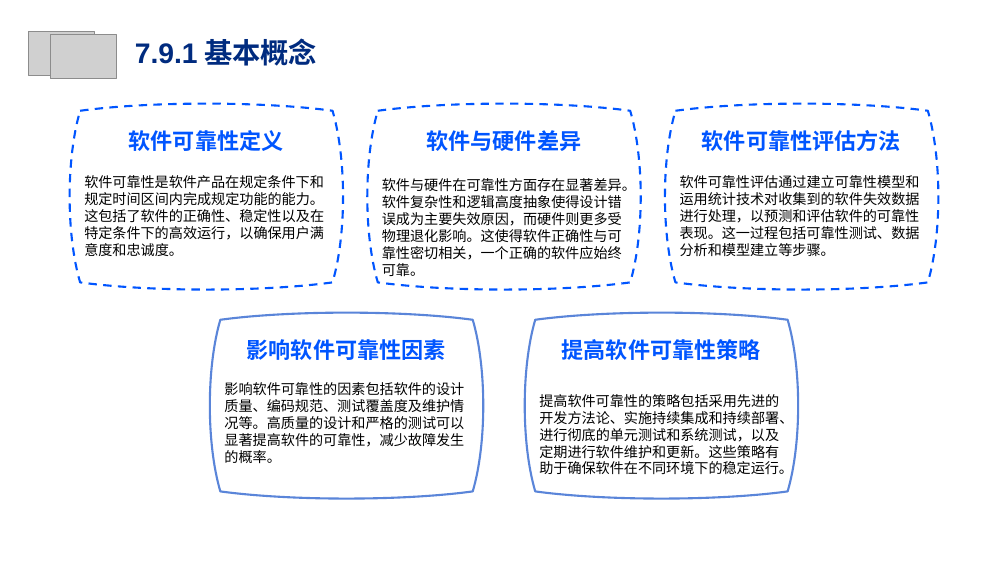
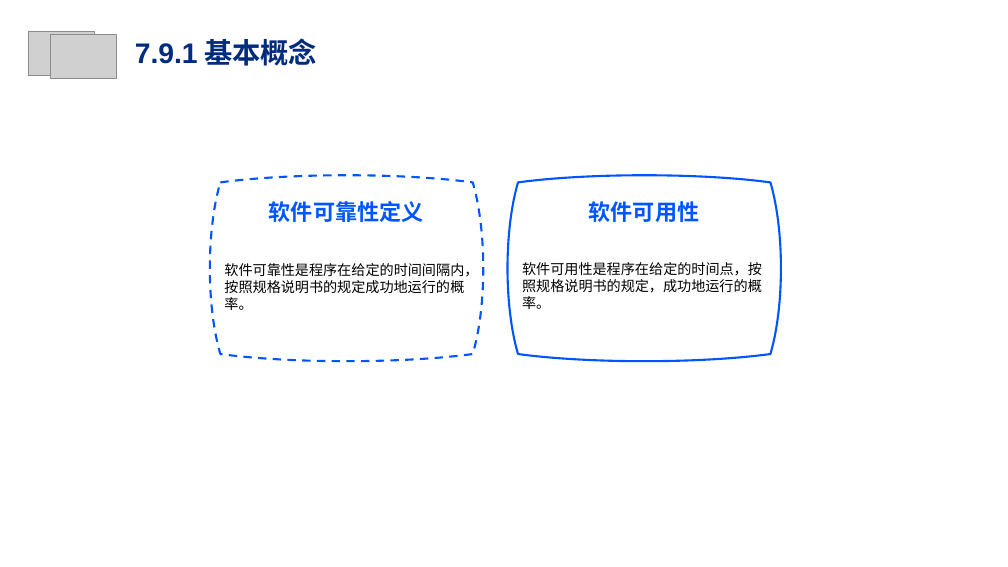
Before and after one commit to Cy2s1ne/Intelligent-PE-test, a slide deck: slide 42 of 软件测试.pptx (slide 38 before the commit). Drawn at 1008x567 pixels with LibreOffice and Linux fonts; fonts in the diff are those of the drawing; grey boxes stand for pictures; background and template pictures are left out. Boxes give left, top, right and bottom in pixels: in the first picture for what was removed or moved away, otherwise in the second. Text is boxed around its words. In the diff, an @@ line names an element or a change of style, - is before the commit and + after.

```diff
--- a/软件测试.pptx
+++ b/软件测试.pptx
@@ freeform shape removed at [661, 101, 941, 291] @@
@@ text removed at [702, 130, 901, 151] @@
-软件可靠性评估方法
@@ 2 freeform shapes, 1 text: place and size @@
-2 freeform shapes, 1 text at [67, 101, 644, 291]
+2 freeform shapes, 1 text at [207, 173, 784, 364]
@@ freeform shape at [504, 173, 784, 364]: outline #0055FF 1.5 pt dashed to #0055FF 1.5 pt @@
@@ text removed at [680, 175, 920, 256] @@
-软件可靠性评估通过建立可靠性模型和运用统计技术对收集到的软件失效数据进行处理，以预测和评估软件的可靠性表现。这一过程包括可靠性测试、数据分析和模型建立等步骤。
@@ text at [589, 201, 700, 222]: text changed @@
-软件与硬件差异
+软件可用性
@@ text at [224, 263, 478, 310]: text changed @@
-软件可靠性是软件产品在规定条件下和规定时间区间内完成规定功能的能力。这包括了软件的正确性、稳定性以及在特定条件下的高效运行，以确保用户满意度和忠诚度。
+软件可靠性是程序在给定的时间间隔内，按照规格说明书的规定成功地运行的概率。
@@ text at [522, 262, 762, 309]: text changed @@
-软件与硬件在可靠性方面存在显著差异。软件复杂性和逻辑高度抽象使得设计错误成为主要失效原因，而硬件则更多受物理退化影响。这使得软件正确性与可靠性密切相关，一个正确的软件应始终可靠。
+软件可用性是程序在给定的时间点，按照规格说明书的规定，成功地运行的概率。
@@ freeform shape removed at [207, 310, 487, 501] @@
@@ freeform shape removed at [521, 310, 801, 501] @@
@@ text removed at [247, 339, 446, 360] @@
-影响软件可靠性因素
@@ text removed at [562, 339, 761, 360] @@
-提高软件可靠性策略
@@ text removed at [224, 382, 464, 463] @@
-影响软件可靠性的因素包括软件的设计质量、编码规范、测试覆盖度及维护情况等。高质量的设计和严格的测试可以显著提高软件的可靠性，减少故障发生的概率。
@@ text removed at [539, 394, 793, 478] @@
-提高软件可靠性的策略包括采用先进的开发方法论、实施持续集成和持续部署、进行彻底的单元测试和系统测试，以及定期进行软件维护和更新。这些策略有助于确保软件在不同环境下的稳定运行。
```
Also in this commit, not shown: 11 other slides changed, 8 slides added, 2 slides removed.
